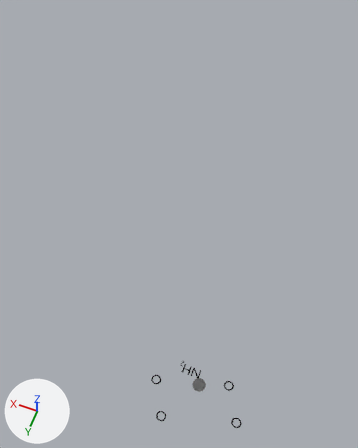
A saved change to the Blender file untitled.blend.
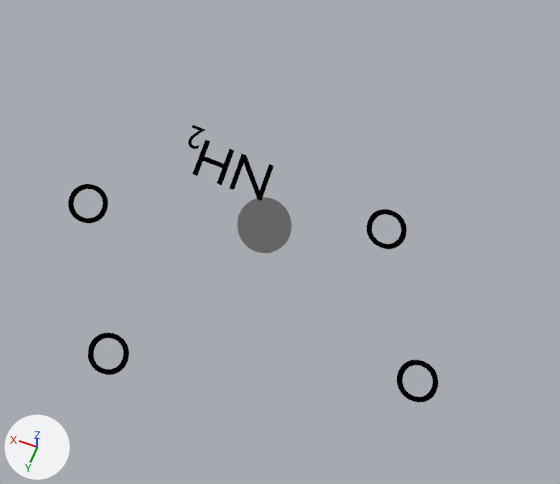
The first picture shows the older version from a 50 mm camera at (-0.7, 3.9, 19.3) aimed at (3.4, -6.7, -1.0). The close-ups show the older and then the newer version on the part from 38% to 76% of the width and 74% to 100% of the height of that picture. Only the edits that show in the close-ups are written down. Every picture has the same lights, and +X, +Y and +Z are marked at lower left.

The scene before the commit, as lines of its bpy script (objects in view):
```python
ob_a15aspartate = bpy.data.objects.new('a15aspartate', txt_a15aspartate_002)
ob_a15aspartate.location = (-1.04, -0.36, 0.0)
ob_a17aspartate = bpy.data.objects.new('a17aspartate', txt_a17aspartate_002)
ob_a17aspartate.location = (-1.7, 0.78, 0.0)
ob_a19aspartate = bpy.data.objects.new('a19aspartate', txt_a19aspartate_002)
ob_a19aspartate.location = (0.93, 1.54, 0.0)
ob_a21aspartate = bpy.data.objects.new('a21aspartate', txt_a21aspartate_002)
ob_a21aspartate.location = (1.59, 0.4, 0.0)
ob_a21aspartate10_8388_halo = bpy.data.objects.new('a21aspartate10.8388_Halo', me_halo_026)
ob_a21aspartate10_8388_halo.location = (0.0, 0.0, 0.0)
ob_a7aspartate = bpy.data.objects.new('a7aspartate', txt_a7aspartate_002)
ob_a7aspartate.location = (0.28, -0.36, 0.0)
```
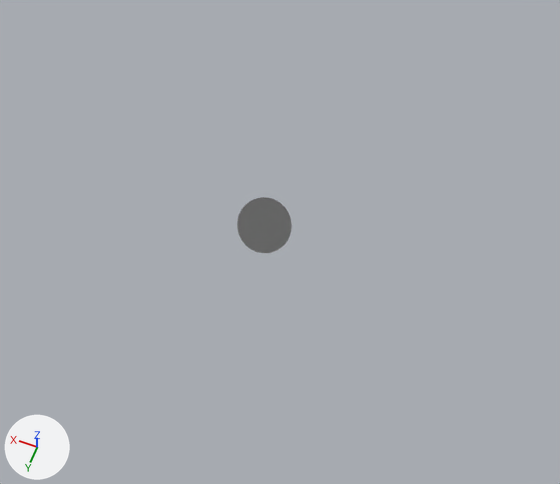
Pixel boxes (x1, y1, x2, y2) of what changed, in the close-ups (560 x 484 px):
'a17aspartate', moved (not visible afterwards): before (397, 360, 438, 402)
'a19aspartate', moved (not visible afterwards): before (88, 333, 129, 375)
'a15aspartate', moved (not visible afterwards): before (367, 209, 407, 249)
'a21aspartate', moved (not visible afterwards): before (68, 184, 108, 223)
'a7aspartate', moved (not visible afterwards): before (230, 154, 274, 201)
'a7aspartate_H', moved (not visible afterwards): before (193, 139, 234, 185)
'a7aspartate_sub', moved (not visible afterwards): before (188, 125, 205, 149)

Edits to the bpy script that builds the scene:
```text
Change ob_a7aspartate:
    ob_a7aspartate.location: (0.28, -0.36, 0.0) -> (9.52, -17.63, 0.0)
Change ob_a15aspartate:
    ob_a15aspartate.location: (-1.04, -0.36, 0.0) -> (8.2, -17.63, 0.0)
Change ob_a17aspartate:
    ob_a17aspartate.location: (-1.7, 0.78, 0.0) -> (7.54, -16.49, 0.0)
Change ob_a19aspartate:
    ob_a19aspartate.location: (0.93, 1.54, 0.0) -> (10.18, -15.72, 0.0)
Change ob_a21aspartate:
    ob_a21aspartate.location: (1.59, 0.4, 0.0) -> (10.84, -16.87, 0.0)
```
